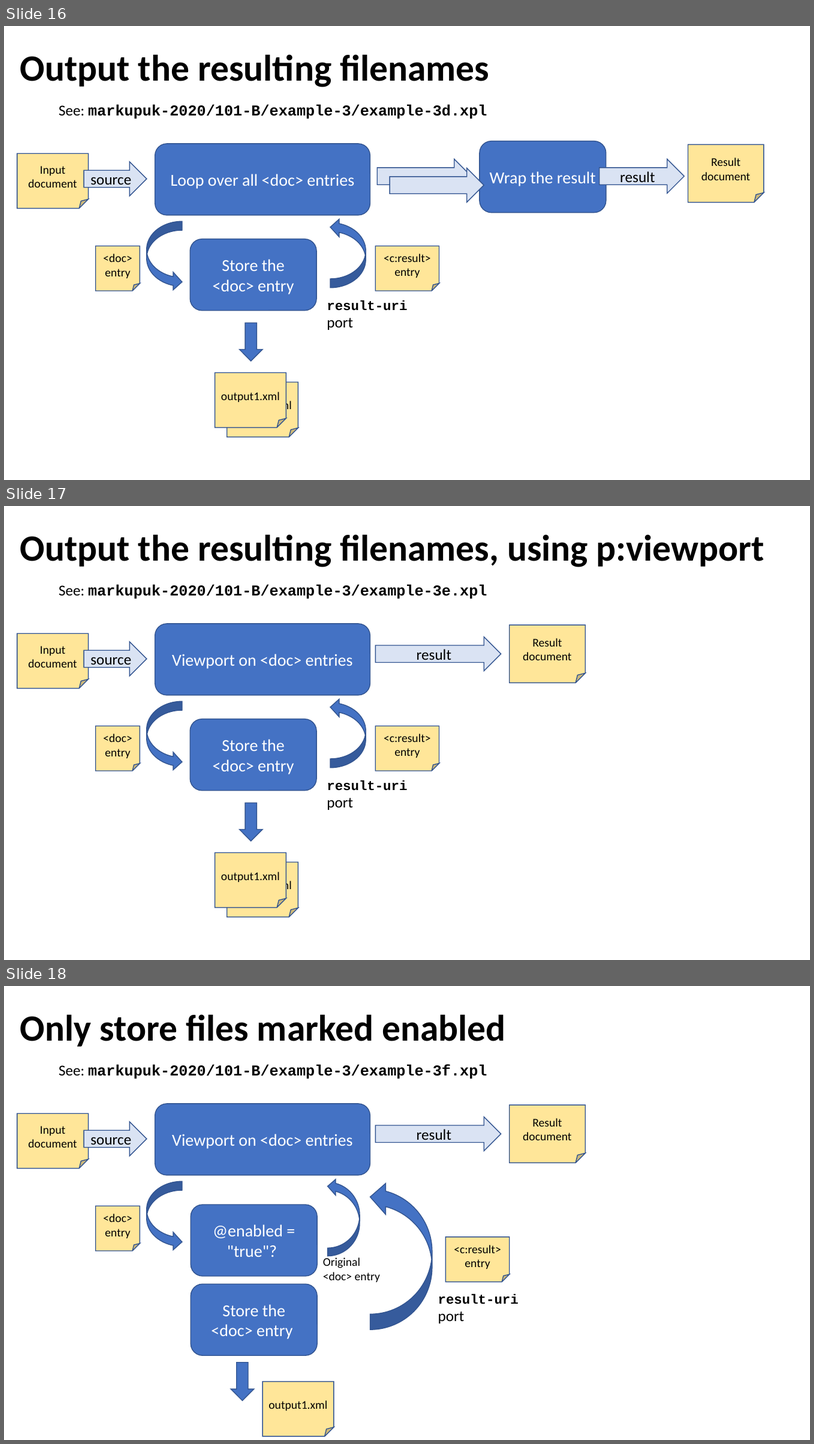
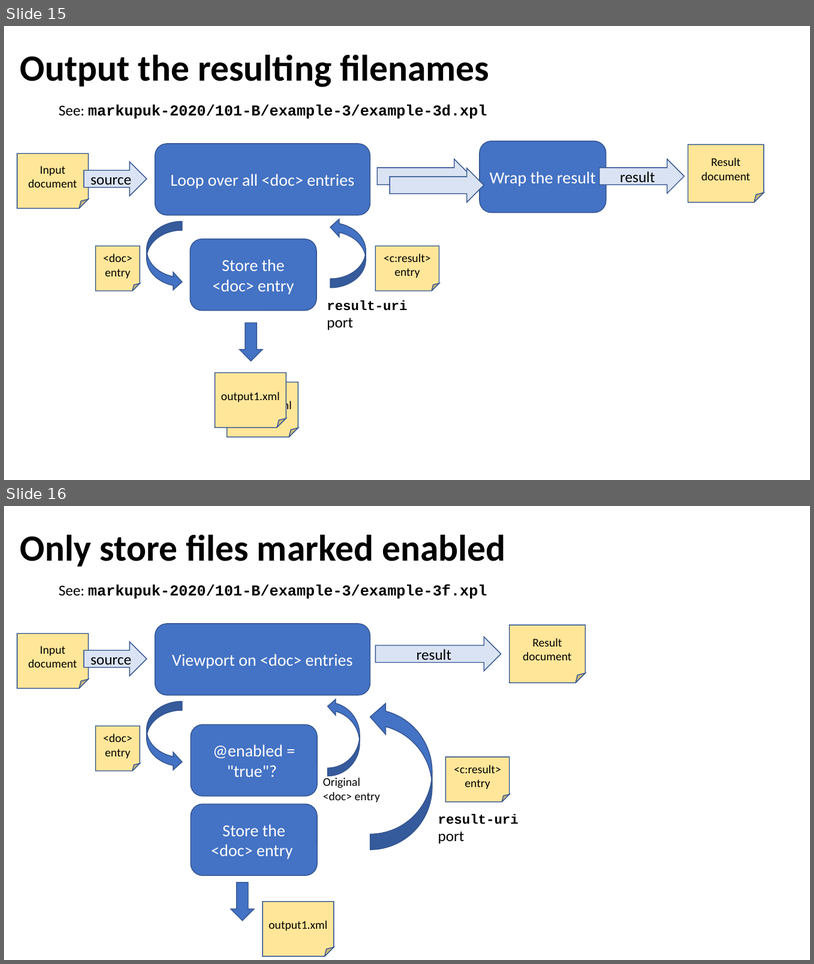
Before and after one commit to xatapult/markupuk-2020, a slide deck: 101-B/presentation/markupuk-2020-101-B.pptx. Shown one above the other, each under a label of ours: slides 16, 17 and 18 before the commit, slides 15 and 16 after it. The pictures are 814x1444 and 814x964 pixels, drawn with LibreOffice and Linux fonts; fonts in the diff are those of the drawing; background and template pictures are left out. Boxes give left, top, right and bottom in pixels: in the first picture for what was removed or moved away, otherwise in the second. Text is boxed around its words. In the diff, an @@ line names an element or a change of style, - is before the commit and + after.

```diff
--- a/101-B/presentation/markupuk-2020-101-B.pptx
+++ b/101-B/presentation/markupuk-2020-101-B.pptx
@@ slide 17 removed at (4, 506, 810, 960), background #FFFFFF @@
@@ title removed at (20, 534, 765, 567) @@
-Output the resulting filenames, using p:viewport
@@ text removed at (59, 585, 487, 599) @@
-See: markupuk-2020/101-B/example-3/example-3e.xpl
@@ rounded rectangle removed at (155, 624, 371, 695) @@
-Viewport on <doc> entries
@@ folded corner removed at (510, 625, 585, 682) @@
-Result document
@@ folded corner removed at (17, 634, 89, 688) @@
-Input document
@@ right arrow removed at (84, 642, 147, 675) @@
-source
@@ right arrow removed at (375, 637, 501, 670) @@
-result
@@ curved right arrow removed at (147, 702, 182, 771) @@
@@ curved right arrow removed at (330, 699, 366, 768) @@
@@ rounded rectangle removed at (191, 719, 317, 790) @@
-Store the <doc> entry
@@ folded corner removed at (96, 726, 140, 771) @@
-<doc> entry
@@ folded corner removed at (375, 726, 439, 771) @@
-<c:result>entry
@@ text removed at (327, 780, 407, 810) @@
-result-uri
-port
@@ down arrow removed at (239, 802, 263, 841) @@
@@ folded corner removed at (215, 853, 287, 907) @@
-output1.xml
@@ folded corner removed at (227, 862, 299, 917) @@
-output2.xml
@@ what was slide 16 is now slide 15 @@
@@ what was slide 18 is now slide 16 @@
```
Also in this commit, not shown: 1 other slide removed, 2 other files.
